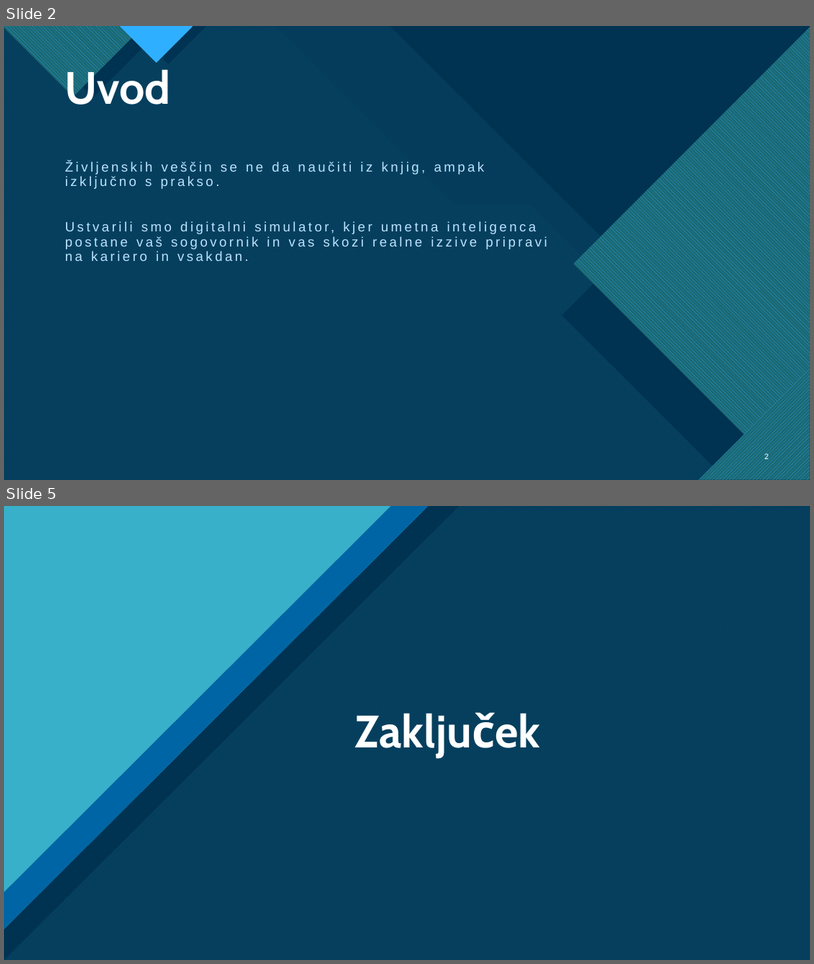
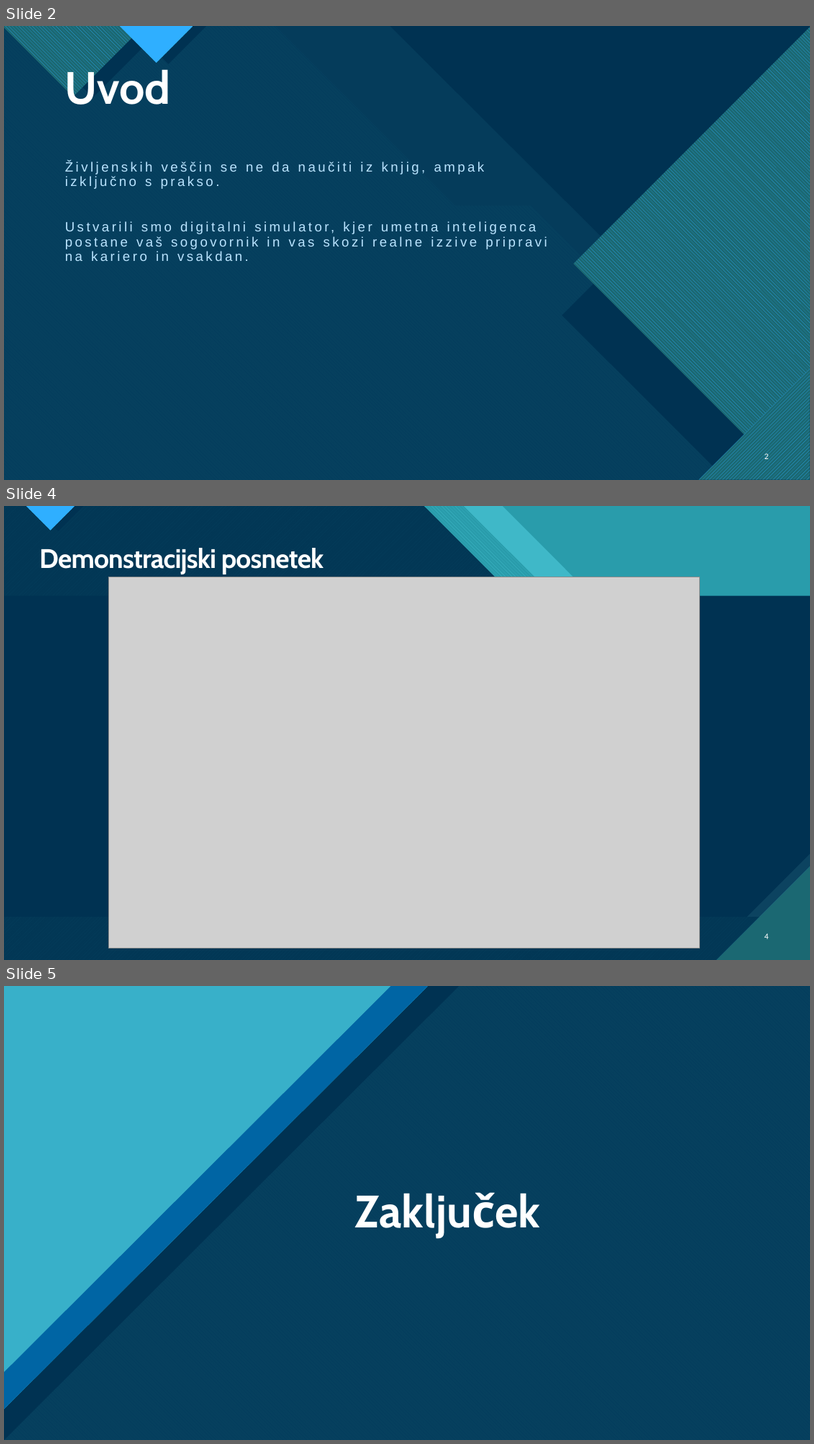
Before and after one commit to Luka-Petek/SkillBoost, a slide deck: skillboost/_PROMOCIJA/Predstavitev/SkillBoostPredstavitev.pptx. Shown one above the other, each under a label of ours: slides 2 and 5 before the commit, slides 2, 4 and 5 after it; the slides between them are not shown. The pictures are 814x964 and 814x1444 pixels, drawn with LibreOffice and Linux fonts; fonts in the diff are those of the drawing; grey boxes stand for pictures. Boxes give left, top, right and bottom in pixels: in the first picture for what was removed or moved away, otherwise in the second. Text is boxed around its words. In the diff, an @@ line names an element or a change of style, - is before the commit and + after.

```diff
--- a/skillboost/_PROMOCIJA/Predstavitev/SkillBoostPredstavitev.pptx
+++ b/skillboost/_PROMOCIJA/Predstavitev/SkillBoostPredstavitev.pptx
@@ slide 4 added at (x1=4, y1=506, x2=810, y2=960), background #47C3D3; not listed: 14 template elements that a slide beside it also shows @@
@@ rectangle added at (x1=4, y1=506, x2=810, y2=960), fill #299CAB @@
@@ rectangle added at (x1=4, y1=506, x2=810, y2=960), fill #299CAB @@
@@ freeform shape added at (x1=4, y1=506, x2=810, y2=960), fill #47C3D3 at 74% opacity @@
@@ freeform shape added at (x1=4, y1=506, x2=810, y2=960), fill pattern #47C3D3 on #1B6872 @@
@@ title added at (x1=39, y1=548, x2=324, y2=574), 32 pt, text #FFFFFF, bold @@
+Demonstracijski posnetek
@@ picture added at (x1=108, y1=577, x2=700, y2=947) @@
@@ page number added at (x1=765, y1=933, x2=769, y2=939), 10 pt, text #FFFFFF @@
+4
```
Also in this commit, not shown: 1 slide changed, 1 slide removed, 14 other files.
